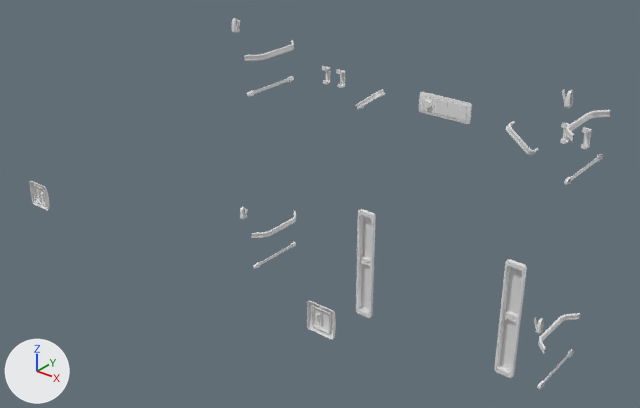
Before and after pictures for a commit that changed the FBX model Assets/Fbx/Vagon/Vagon_Stateroom/Vagon_Stateroom_Equipment_01.fbx.
Before and after are seen from a 50 mm camera at (5.74, -3.21, 4.79) aimed at (3.54, -0.47, 3.09). Arrows for +X, +Y and +Z are at lower left; the lights stay in place. Where no turn or scale is listed for an object, it has been applied to the vertices.

Before the edit, the objects in view are built like this:
```python
me_vagon_stateroom_equipment_01 = bpy.data.meshes.new('Vagon_Stateroom_Equipment_01')
me_vagon_stateroom_equipment_01.from_pydata(...)  # 3713 vertices, 3666 faces; spans x 0.0..1.71, y -1.85..0.02, z 0.56..2.35
me_vagon_stateroom_equipment_01.materials.append(mat_im_stateroom)  # white #e7e7e7
ob_vagon_stateroom_equipment_01 = bpy.data.objects.new('Vagon_Stateroom_Equipment_01', me_vagon_stateroom_equipment_01)
ob_vagon_stateroom_equipment_01.location = (2.794, 0.379, 1.384)
```
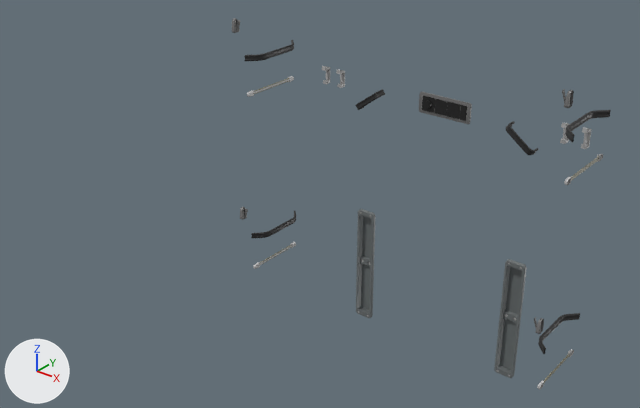
Where the change shows, as pixel boxes (x1, y1, x2, y2) in the pictures (640 x 408 px):
'Vagon_Stateroom_Equipment_01', reshaped (35% narrower): before (29, 18, 611, 389); after (232, 18, 611, 389)
part 1 of me_vagon_stateroom_equipment_01, deleted: before (312, 305, 330, 333)
part 2 of me_vagon_stateroom_equipment_01, deleted: before (33, 184, 45, 205)
part 3 of me_vagon_stateroom_equipment_01, deleted: before (29, 180, 49, 210)
part 4 of me_vagon_stateroom_equipment_01, deleted: before (307, 300, 336, 340)
part 5 of me_vagon_stateroom_equipment_01, recoloured: (232, 18, 611, 389) in both

Patch to the scene script:
```diff
--- a/Assets/Fbx/Vagon/Vagon_Stateroom/Vagon_Stateroom_Equipment_01.fbx.py
+++ b/Assets/Fbx/Vagon/Vagon_Stateroom/Vagon_Stateroom_Equipment_01.fbx.py
@@ img_im_stateroom_albedo_png @@
+img_im_stateroom_albedo_png = load_image('IM_Stateroom_Albedo.png', '../../../Materials/Vagon_inside/IM_Stateroom_Albedo.png', 4096, 4096, 'sRGB')
@@ mat_im_stateroom_001 @@
+mat_im_stateroom_001 = principled_material('IM_Stateroom.001')
+mat_im_stateroom_001.texture = img_im_stateroom_albedo_png
+mat_im_stateroom_001.roughness = 0.4
@@ me_vagon_stateroom_equipment_01 @@
 # used by ob_vagon_stateroom_equipment_01; location = (2.794, 0.379, 1.384)
-me_vagon_stateroom_equipment_01.from_pydata(...)  # 3713 vertices, 3666 faces; spans x 0.0..1.71, y -1.85..0.02, z 0.56..2.35
+me_vagon_stateroom_equipment_01.from_pydata(...)  # 3435 vertices, 3398 faces; spans x 0.0..1.71, y -0.58..0.02, z 0.56..2.35
+# me_vagon_stateroom_equipment_01 part 1: the loose piece of 77 vertices spanning x 1.52..1.59, y -1.84..-1.83, z 1.9..1.98 is deleted
+# me_vagon_stateroom_equipment_01 part 2: the loose piece of 77 vertices spanning x 0.13..0.2, y -1.84..-1.83, z 1.9..1.98 is deleted
+# me_vagon_stateroom_equipment_01 part 3: the loose piece of 62 vertices spanning x 0.11..0.21, y -1.85..-1.83, z 1.89..1.99 is deleted
+# me_vagon_stateroom_equipment_01 part 4: the loose piece of 62 vertices spanning x 1.5..1.6, y -1.85..-1.83, z 1.89..1.99 is deleted
+# me_vagon_stateroom_equipment_01 part 5: 3398 faces spanning x 0.0..1.71, y -0.58..0.02, z 0.56..2.35 switch from mat_im_stateroom (white #e7e7e7) to mat_im_stateroom_001 (picture img_im_stateroom_albedo_png)
```
